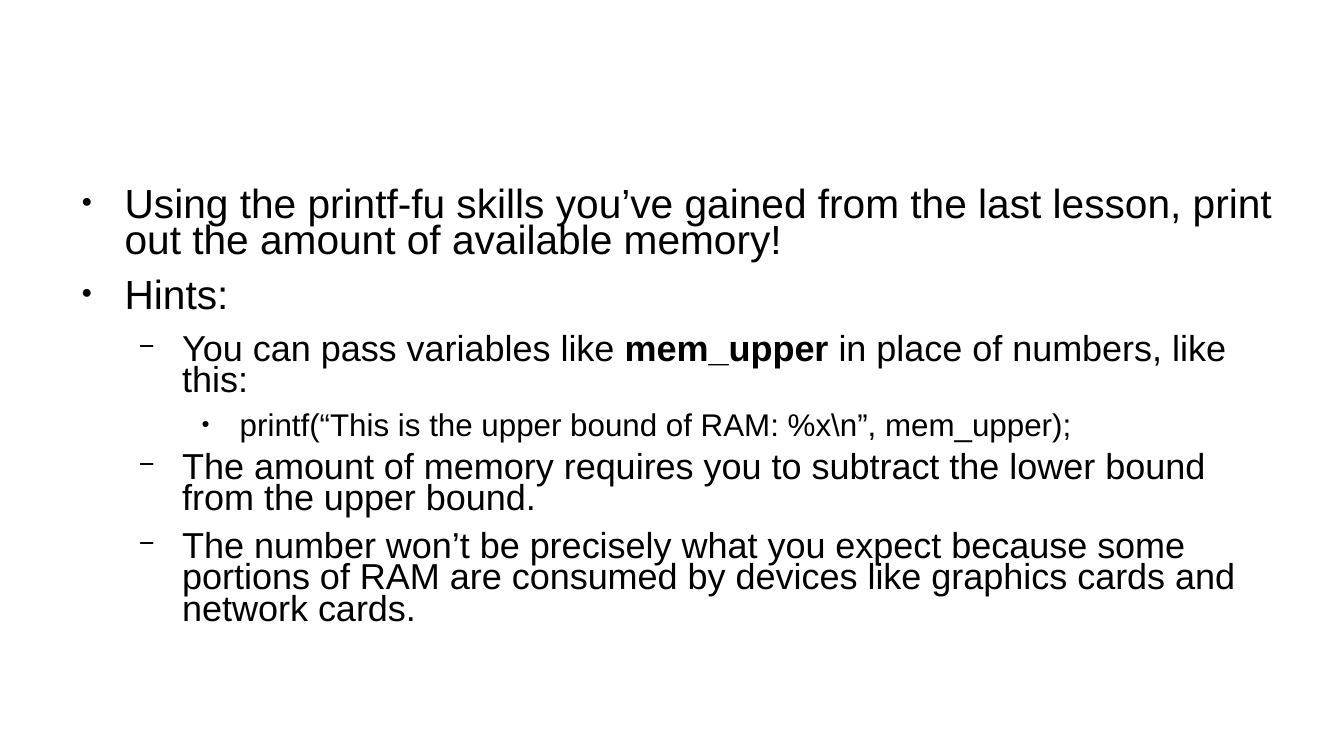
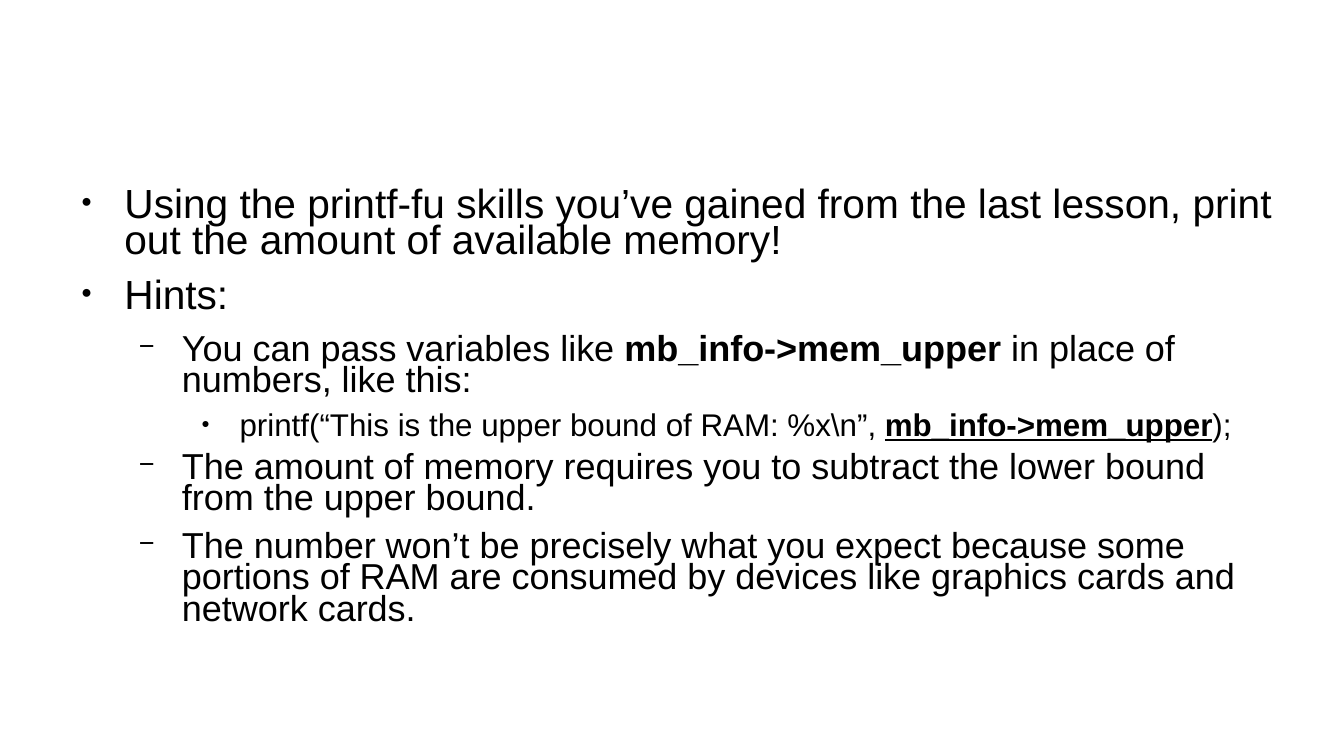
Before and after one commit to latentPrion/work-experience-kernel, a slide deck: slide 7 of part-07-printing-the-memory-map.ppt. Drawn at 1344x756 pixels with LibreOffice and Linux fonts; fonts in the diff are those of the drawing; background and template pictures are left out. Boxes give left, top, right and bottom in pixels: in the first picture for what was removed or moved away, otherwise in the second. Text is boxed around its words. In the diff, an @@ line names an element or a change of style, - is before the commit and + after.

Commit message:
Add mb_info-> base

```diff
--- a/part-07-printing-the-memory-map.ppt
+++ b/part-07-printing-the-memory-map.ppt
@@ text at <box>182,335,1232,442</box>: text changed @@
-  − You can pass variables like mem_upper in place of numbers, like this:
-    ● printf(“This is the upper bound of RAM: %x\n”, mem_upper);
+  − You can pass variables like mb_info->mem_upper in place of numbers, like this:
+    ● printf(“This is the upper bound of RAM: %x\n”, mb_info->mem_upper);
```
Also in this commit, not shown: 3 other slides changed.
